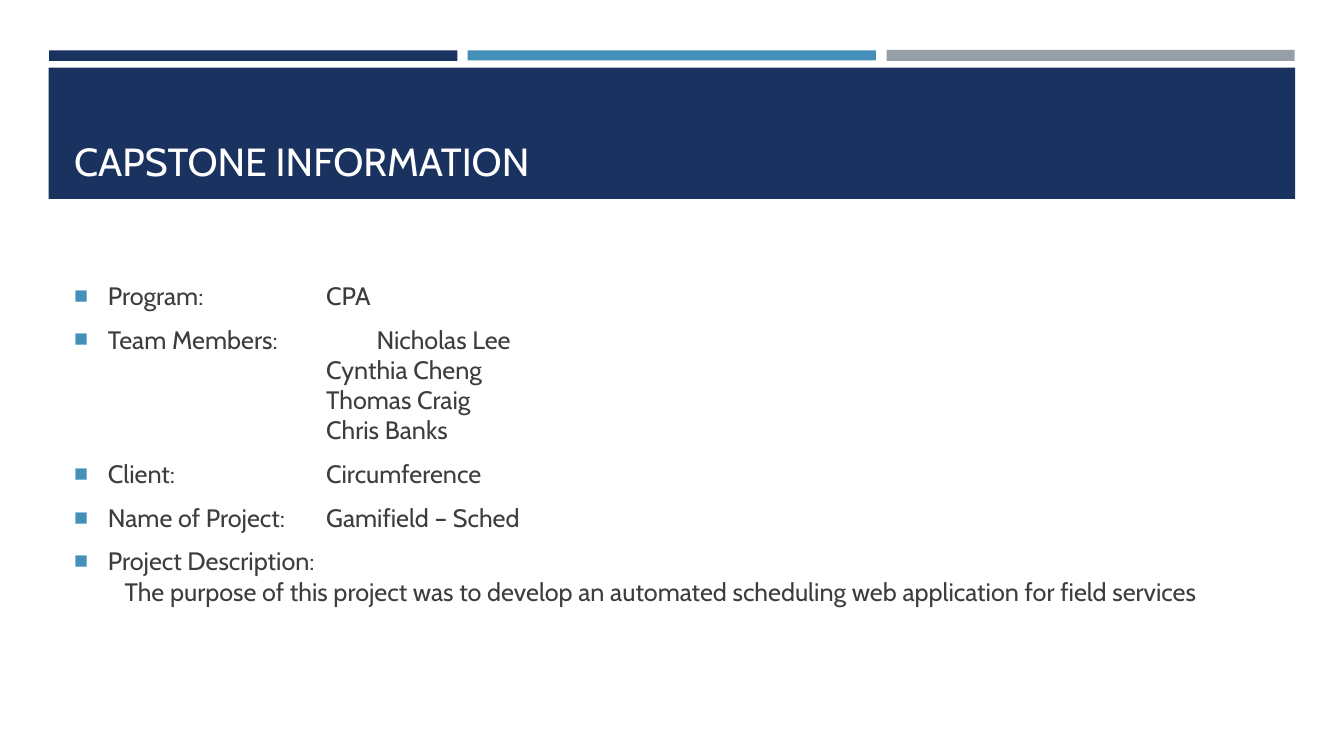
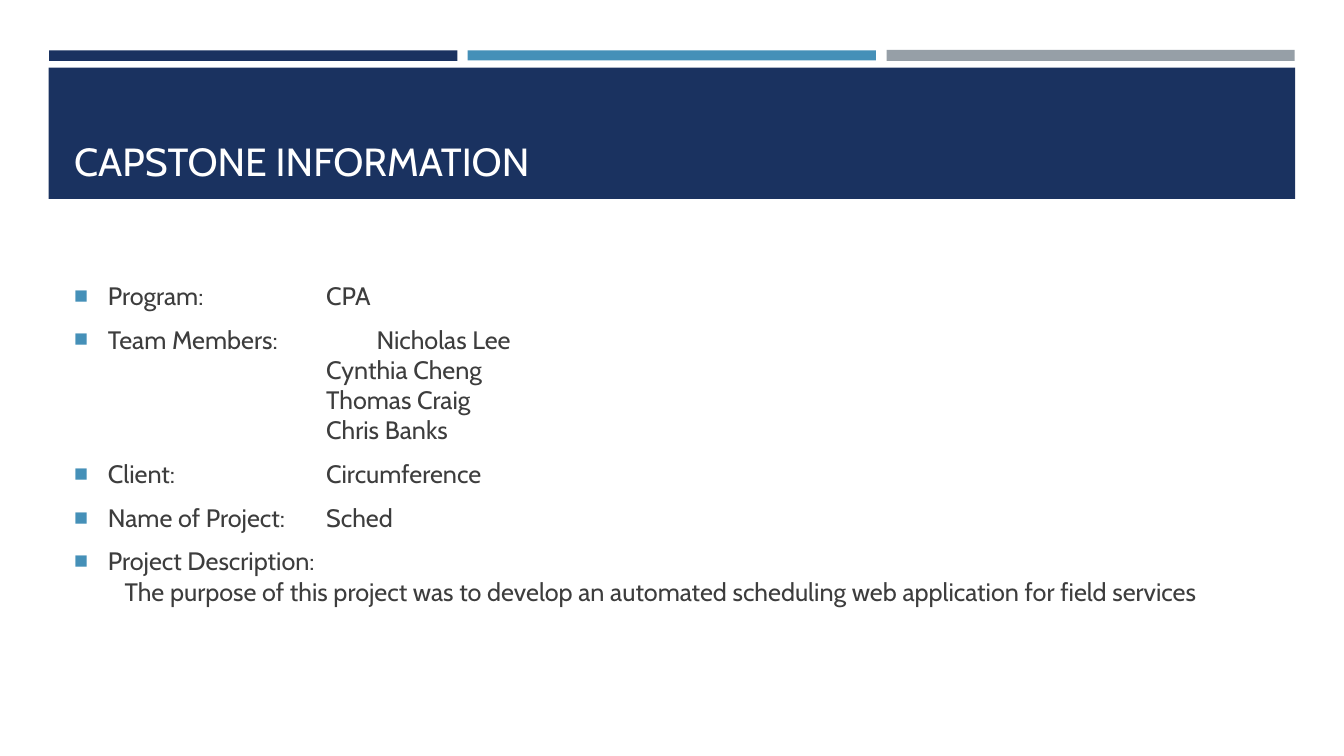
Before and after one commit to cynslcheng/CapstoneDocuments, a slide deck: slide 1 of CapstonePowerPoint.pptx. Drawn at 1344x756 pixels with LibreOffice and Linux fonts; fonts in the diff are those of the drawing. Boxes give left, top, right and bottom in pixels: in the first picture for what was removed or moved away, otherwise in the second. Text is boxed around its words. In the diff, an @@ line names an element or a change of style, - is before the commit and + after.

```diff
--- a/CapstonePowerPoint.pptx
+++ b/CapstonePowerPoint.pptx
@@ text at (x1=108, y1=508, x2=393, y2=533): text changed @@
-■ Name of Project: Gamifield – Sched
+■ Name of Project: Sched
```
Also in this commit, not shown: 3 other slides changed, 1 slide added.
